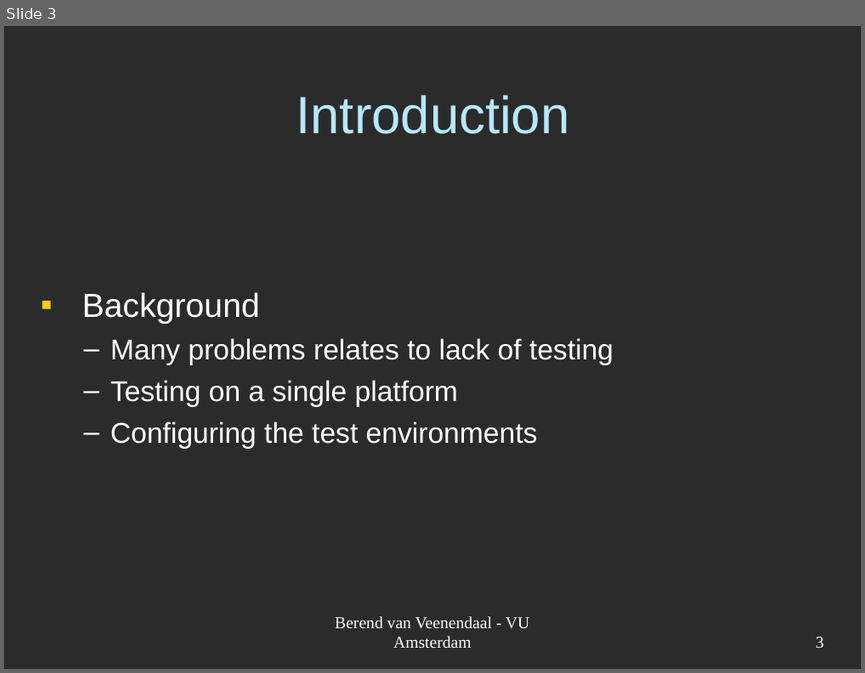
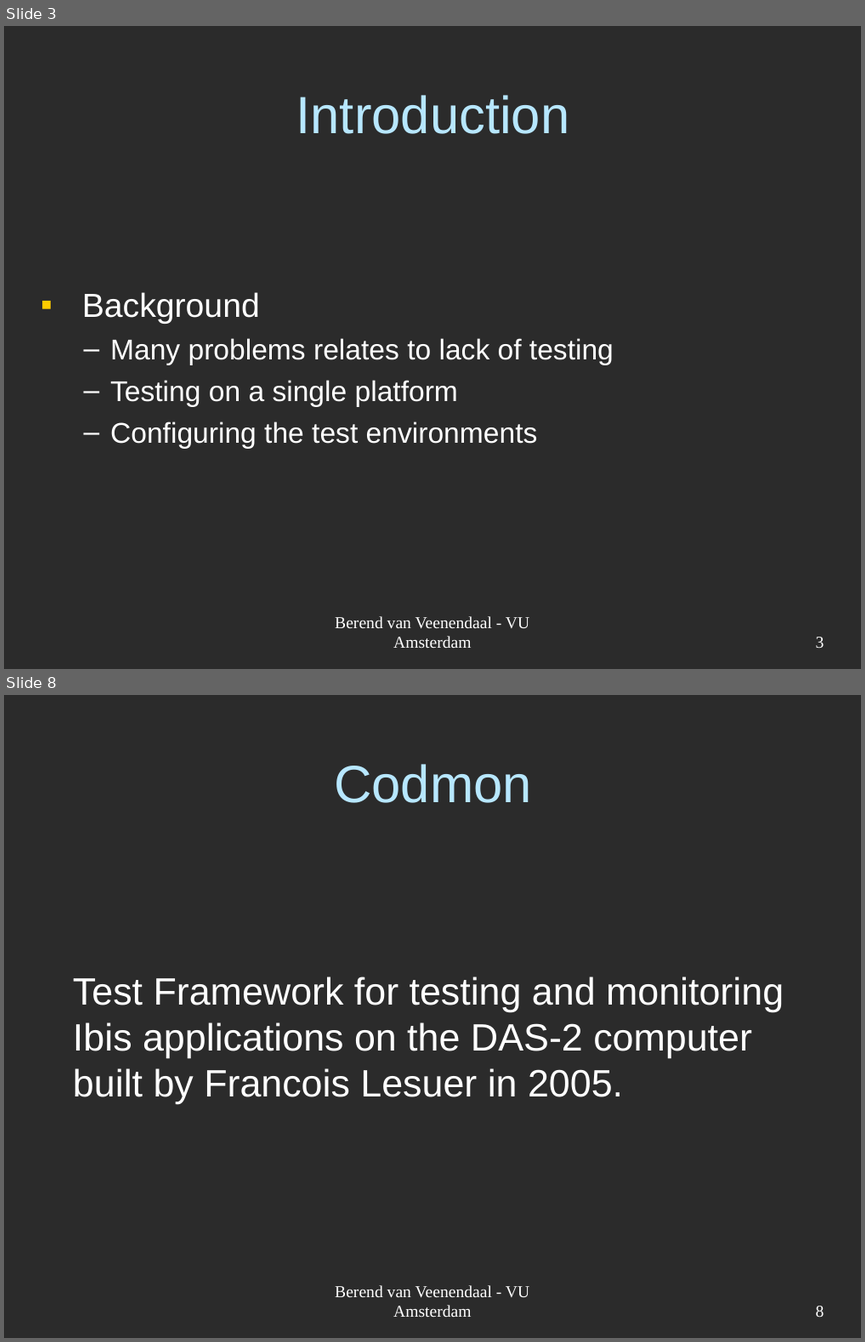
Before and after one commit to JungleComputing/codmon, a slide deck: doc/report/Codmon-VM.ppt. Shown one above the other, each under a label of ours: slide 3 before the commit, slides 3 and 8 after it; the slides between them are not shown. The pictures are 865x673 and 865x1342 pixels, drawn with LibreOffice and Linux fonts; fonts in the diff are those of the drawing; background and template pictures are left out; a plain dark background stands for a picture behind light text. Boxes give left, top, right and bottom in pixels: in the first picture for what was removed or moved away, otherwise in the second. Text is boxed around its words. In the diff, an @@ line names an element or a change of style, - is before the commit and + after.

```diff
--- a/doc/report/Codmon-VM.ppt
+++ b/doc/report/Codmon-VM.ppt
@@ slide 8 added at <box>4,695,861,1338</box>, background picture (left out) @@
@@ title added at <box>334,764,532,803</box>, 44 pt, text #B7E7FF @@
+Codmon
@@ text added at <box>73,976,783,1104</box>, 32 pt, text #FFFFFF @@
+Test Framework for testing and monitoring Ibis applications on the DAS-2 computer built by Francois Lesuer in 2005.
@@ text added at <box>335,1285,529,1316</box>, 14 pt, text #FFFFFF @@
+Berend van Veenendaal - VU Amsterdam
@@ page number added at <box>816,1305,824,1316</box>, 14 pt, text #FFFFFF @@
+8
```
Also in this commit, not shown: 2 slides changed, 3 other slides added, 30 slides removed.
